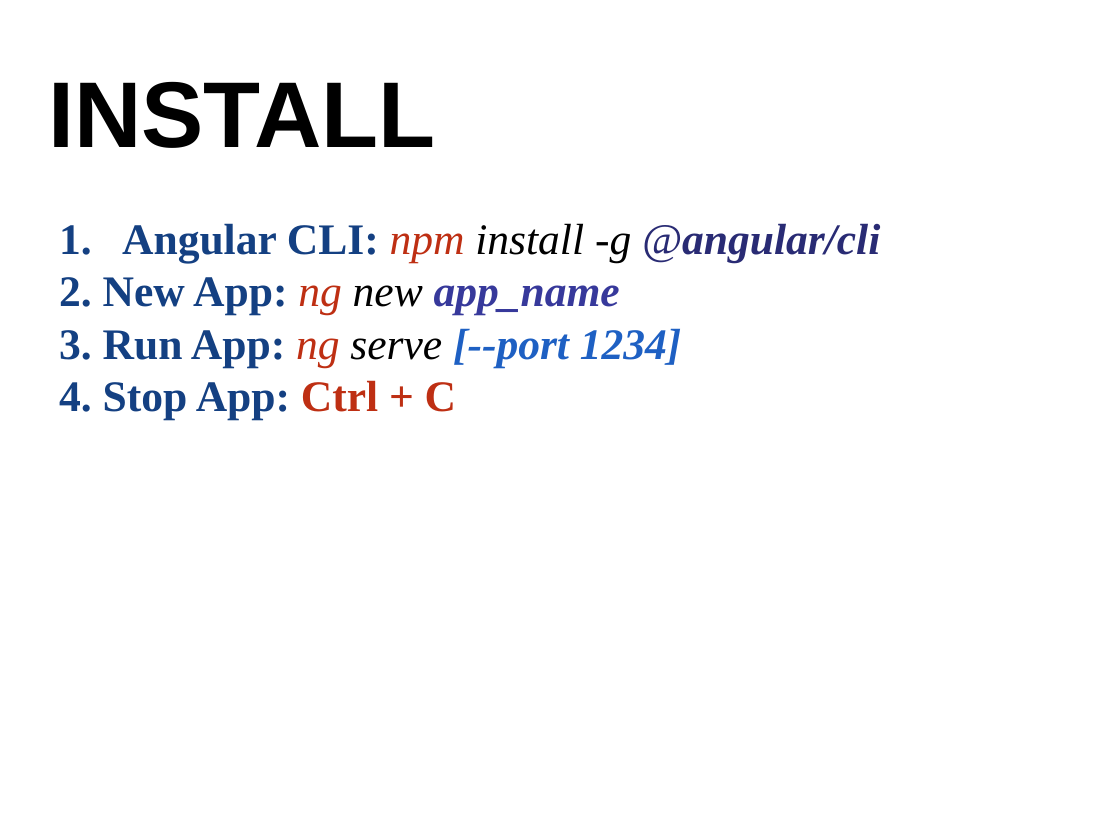
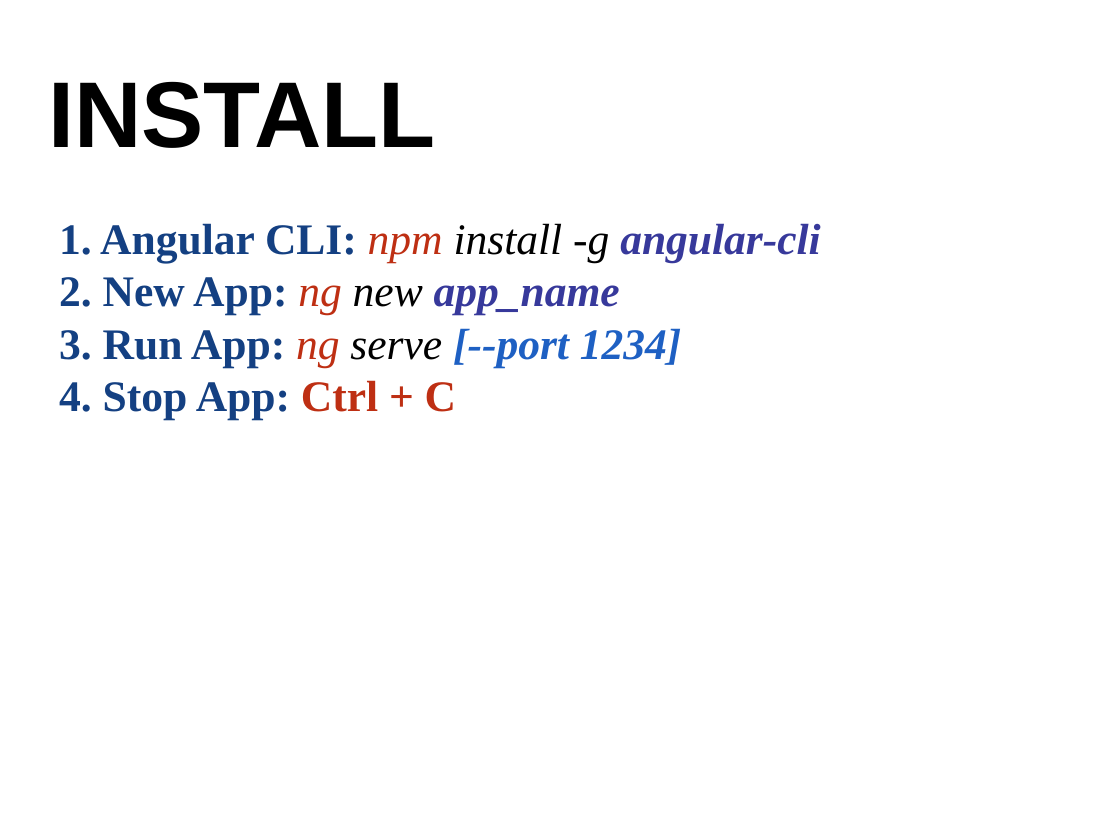
Before and after one commit to superdevvn/basic-angular-k2, a slide deck: slide 4 of slides/03.pptx. Drawn at 1120x840 pixels with LibreOffice and Linux fonts; fonts in the diff are those of the drawing; background and template pictures are left out. Boxes give left, top, right and bottom in pixels: in the first picture for what was removed or moved away, otherwise in the second. Text is boxed around its words. In the diff, an @@ line names an element or a change of style, - is before the commit and + after.

```diff
--- a/slides/03.pptx
+++ b/slides/03.pptx
@@ text at <box>59,223,821,263</box>: text changed; text colour #292B74 to #144082 @@
-1. Angular CLI: npm install -g @angular/cli
+1. Angular CLI: npm install -g angular-cli
```
Also in this commit, not shown: 38 other files.
